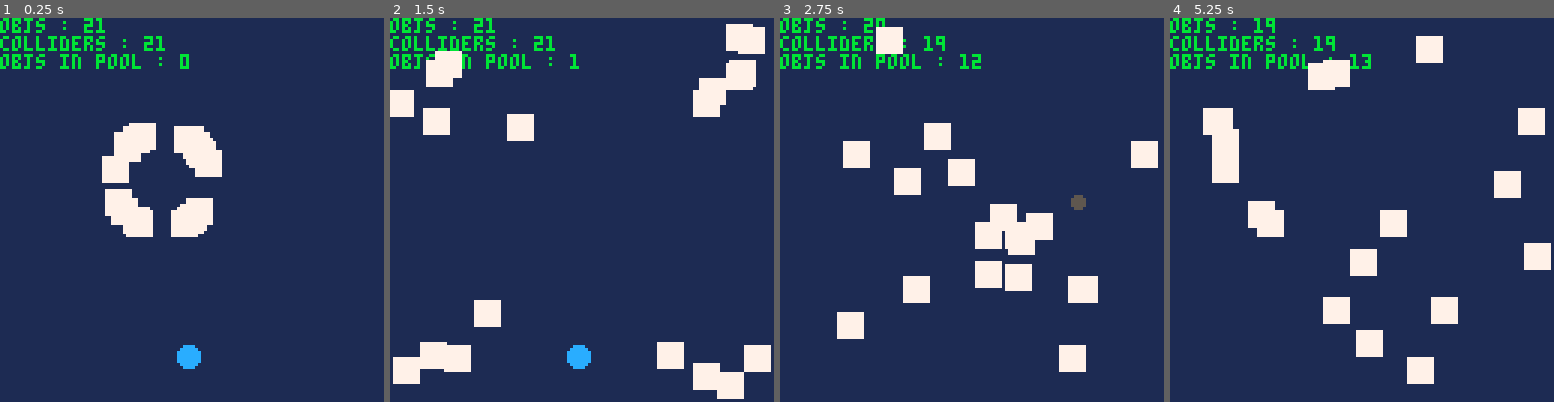
Above: before the commit, frames 1-4 (left to right).
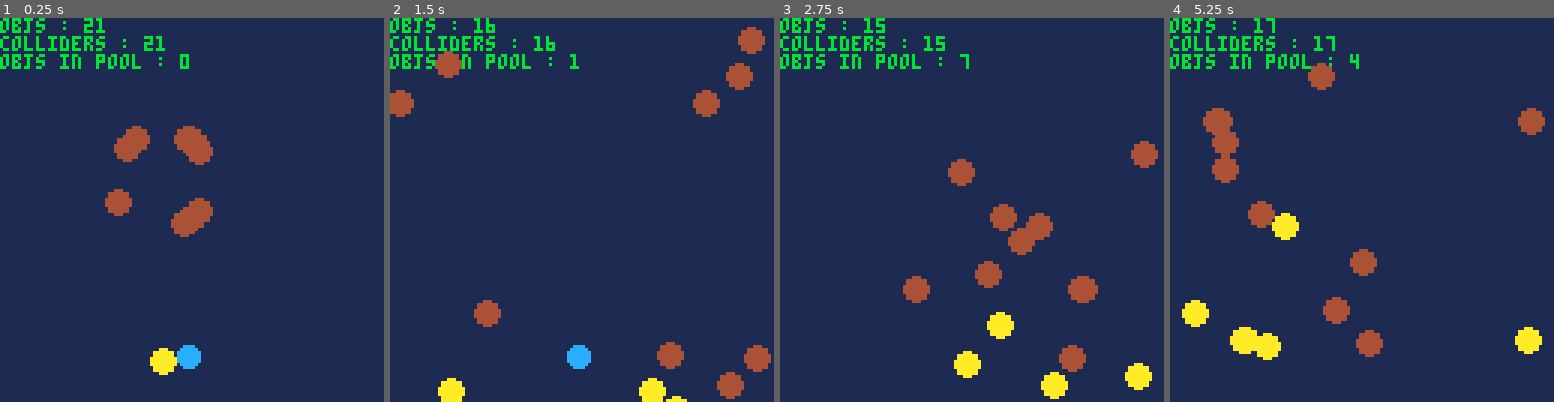
Above: after the commit, the same moments.

Repository: chihirotange/pico8
Game: PICO-8 cartridge shmup2/main.p8
The game is run twice, just before and just after one commit, with the same random seed, the same clock (stepped at 60 frames per second) and the same inputs.
Inputs:
- Up to frame 1 (0.25 s): no input
- Up to frame 2 (1.5 s): tap O (Z key) at 0.7 s
- Up to frame 3 (2.75 s): hold Right 1.6-2.1 s; tap O (Z key) at 1.7, 2.1, 2.5 s; hold Up 2.15-2.42 s; hold Right from 2.47 s (still down)
- Up to frame 4 (5.25 s): tap O (Z key) every 0.4 s from 2.9 to 4.9 s; release Right at 3.03 s; hold Left 3.08-3.58 s; hold Down 3.63-3.97 s; hold Right 4.02-4.68 s; hold Up 4.73-5.03 s; hold Left from 5.08 s (still down)

The runs differ from the first frame. In frame 1, 5.1% of the frame differs, in the area x 26-58%, y 27-93%; in frame 2, 9.1%; in frame 3, 9.7%; in frame 4, 9.9%, in the area x 3-100%, y 0-96%.

Commit message:
add random stuffs

Diff:
--- a/shmup2/bullet.lua
+++ b/shmup2/bullet.lua
@@ -1,20 +1,15 @@
 _type_bullet = "bullet"
 function create_bullet(_team, _loc, _vel, _spd, _r)
-    foo = _loc -- @TODO: global variable for temp, it's ugly but i don't know other way
-    create_object({
-        loc = _loc,
-        vel = _vel,
+    local bullet = create_object({
         spd = _spd,
         type = _type_bullet,
         r = _r,
-        team = _team,
         tags = {"can_deal_dmg"},
         w = _r * 2,
         h = _r * 2,
         sy = 5,
         sx = 0,
-        init = function(self)
-            self.loc = foo
+        init = function(self, atts)
         end,
         update = function(self)
             local _ENV = self
@@ -43,4 +38,9 @@
             circfill(loc.x + r, loc.y + r, r, 10)
         end
     }, true)
+
+    -- respawn
+    bullet.team = _team
+    bullet.loc = _loc
+    bullet.vel = _vel
 end
--- a/shmup2/enemy.lua
+++ b/shmup2/enemy.lua
@@ -17,11 +17,11 @@
             update = function(self)
                 local _ENV = self
                 -- shoot
-                -- if shoot_timer == 0 then
-                --     create_bullet(team, loc, v_down, 4, 4)
-                --     shoot_timer = shoot_delay
-                -- end
-                -- shoot_timer -= 1
+                if shoot_timer == 0 then
+                    create_bullet(team, loc, v_down, 4, 4)
+                    shoot_timer = shoot_delay
+                end
+                shoot_timer -= 1
 
                 -- move
                 if loc.x >= 120 or loc.x <= 0 then
@@ -32,7 +32,7 @@
                 end
                 loc = v_add(loc, v_mul(mov_dir, mov_spd))
 
-                -- create_part_system(v_add(loc, vector(4,4)), 7, 8, 30)
+                -- create_part_system(v_add(loc, vector(4,4)), 3, 8, 15)
             end,
             on_overlap = function(self, other_obj)
                 local _ENV = self
@@ -46,7 +46,7 @@
             end,
             draw = function(self)
                 local _ENV = self
-                rectfill(loc.x, loc.y, loc.x + w, loc.y + h, 7)
+                circfill(loc.x + 4, loc.y + 4, 4, 4)
             end
         }, true)
     else
--- a/shmup2/game.lua
+++ b/shmup2/game.lua
@@ -1,6 +1,6 @@
 function _init()
     printh("start")
-    for i = 1,20 do
+    for i = 1,10 do
         create_enemy(vector(50, 50), _type_ene_basic)
     end
     -- create_enemy(vector(50,50), _type_ene_basic)
